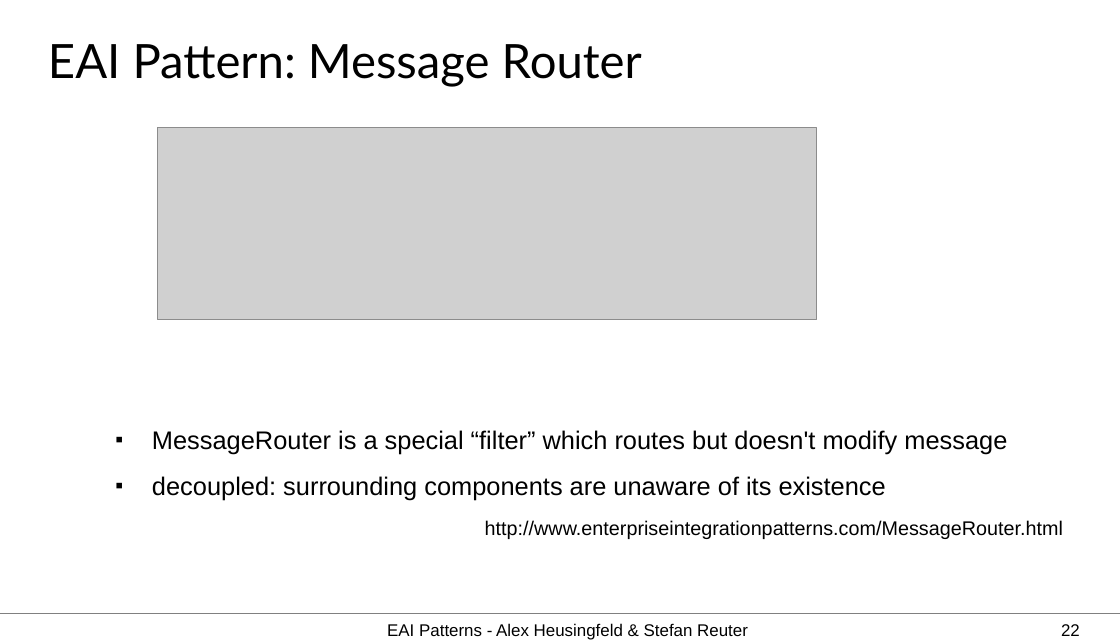
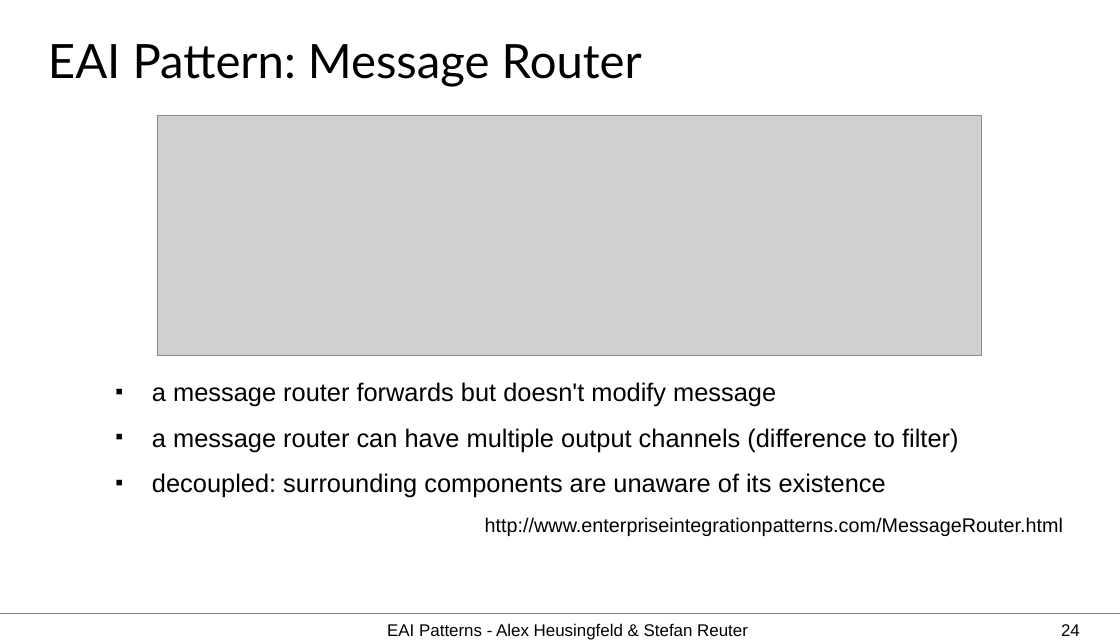
Before and after one commit to aheusingfeld/javaone2012, a slide deck: slide 24 of slides/eai-slides.odp (slide 22 before the commit). Drawn at 1120x640 pixels with LibreOffice and Linux fonts; fonts in the diff are those of the drawing; grey boxes stand for pictures. Boxes give left, top, right and bottom in pixels: in the first picture for what was removed or moved away, otherwise in the second. Text is boxed around its words. In the diff, an @@ line names an element or a change of style, - is before the commit and + after.

```diff
--- a/slides/eai-slides.odp
+++ b/slides/eai-slides.odp
@@ picture: place and size @@
-picture at <box>158,128,816,320</box>
+picture at <box>158,116,982,356</box>
@@ text "a message router forwards but ...": place and size @@
-text "a message router forwards but ..." at <box>152,430,1063,539</box>
+text "a message router forwards but ..." at <box>152,382,1063,536</box>
@@ text at <box>152,382,958,452</box>: text changed @@
-■ MessageRouter is a special “filter” which routes but doesn't modify message
+■ a message router forwards but doesn't modify message
+■ a message router can have multiple output channels (difference to filter)
@@ page number at <box>1061,624,1080,636</box>: text changed @@
-22
+24
```
Also in this commit, not shown: 21 other slides changed, 3 slides added, 1 slide removed, 1 other file.
